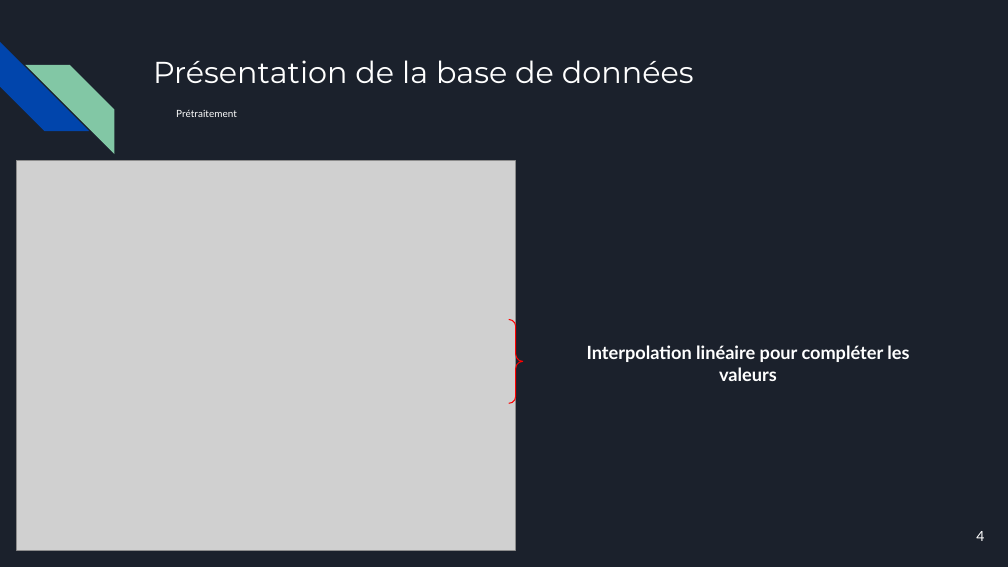
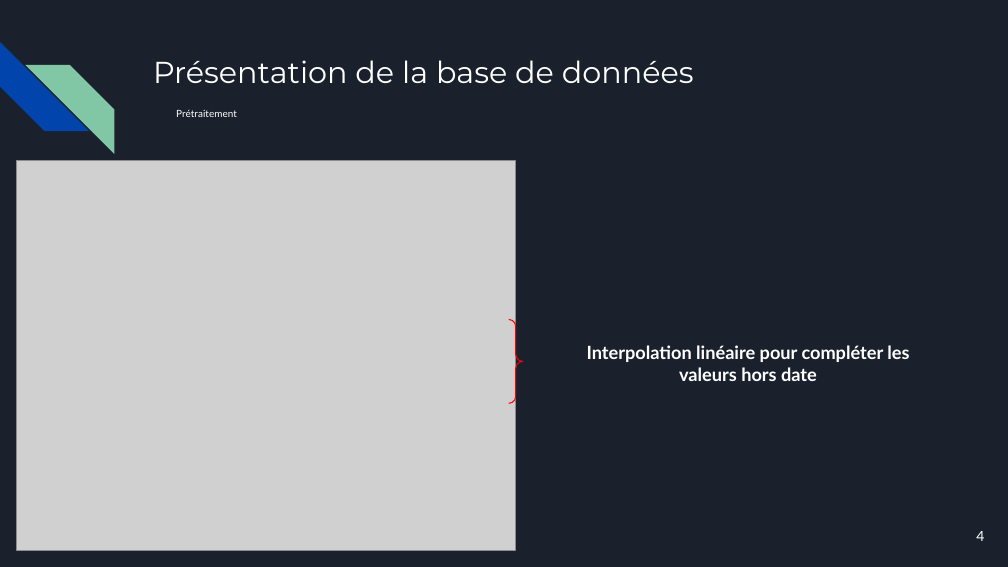
Before and after one commit to Papushkado/Real-Estate-predictions, a slide deck: slide 4 of Machine_Learning_ISUP.pptx. Drawn at 1008x567 pixels with LibreOffice and Linux fonts; fonts in the diff are those of the drawing; grey boxes stand for pictures. Boxes give left, top, right and bottom in pixels: in the first picture for what was removed or moved away, otherwise in the second. Text is boxed around its words. In the diff, an @@ line names an element or a change of style, - is before the commit and + after.

Commit message:
PPTX

```diff
--- a/Machine_Learning_ISUP.pptx
+++ b/Machine_Learning_ISUP.pptx
@@ text at (587, 345, 909, 381): text changed @@
-Interpolation linéaire pour compléter les valeurs
+Interpolation linéaire pour compléter les valeurs hors date
```
Also in this commit, not shown: 2 slides added.
